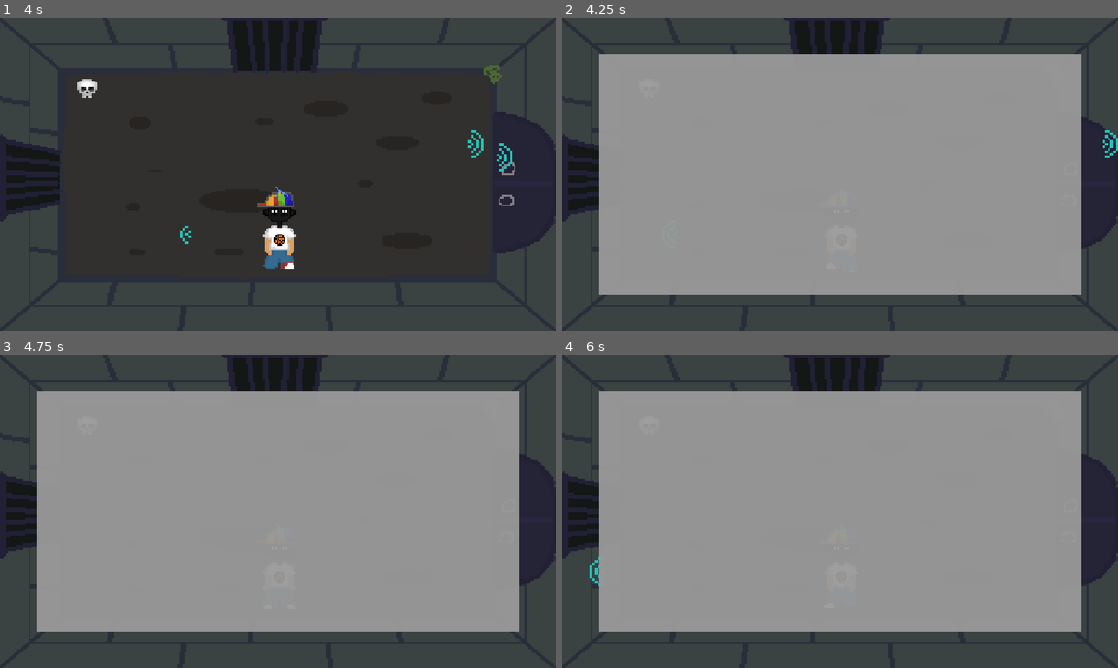
Above: before the commit, frames 1-4 (two rows, left to right).
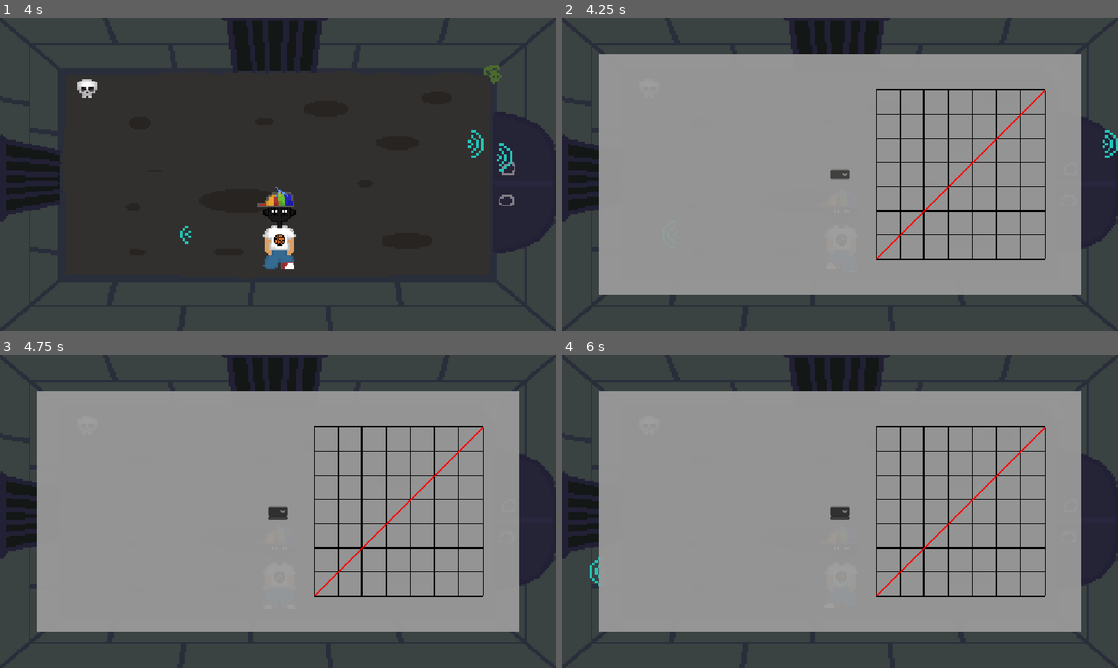
Above: after the commit, the same moments.

Repository: Skeleblob/BraveMathie
Game: Godot game, scene res://SpriteSheets/game/main.tscn
Same seed, same stepped clock (60 frames per second), same inputs: the game is played once before the commit and once after it.
Inputs (mouse positions are in pixels of both pictures, inside the frame that each line leads up to):
- Up to frame 1 (4 s): tap Enter at 0.5 s; hold Right (shoot_right) 0.53-1.28 s; hold S (walk_front) 0.53-1.28 s; hold Down (shoot_down) 1.28-2.03 s; tap S (walk_front) at 1.35, 2.85 s; hold Right (shoot_right) 2.03-2.78 s; hold S (walk_front) 2.03-2.78 s; hold Up (shoot_up) 2.78-3.53 s; hold Left (shoot_left) from 3.53 s (still down); hold S (walk_front) from 3.53 s (still down)
- Up to frame 2 (4.25 s): keep holding Left (shoot_left); keep holding S (walk_front); tap E (open_inventory) at 4.15 s
- Up to frame 3 (4.75 s): release Left (shoot_left) at 4.25 s; release S (walk_front) at 4.25 s; click (278, 511) at 4.27 s
- Up to frame 4 (6 s): tap Space at 5 s; hold Left (shoot_left) 5.03-5.78 s; tap S (walk_front) at 5.1 s; tap Enter at 5.75 s; hold Down (shoot_down) from 5.78 s (still down); hold S (walk_front) from 5.78 s (still down)

Frame 1 is identical in both runs. In frame 2, 2.0% of the frame differs, in the area x 48-87%, y 22-78%; in frame 3, 2.0%; in frame 4, 2.0%.

Commit message:
more hud goon

Diff:
--- a/brave-mathie/SpriteSheets/game/graph_canvas.gd
+++ b/brave-mathie/SpriteSheets/game/graph_canvas.gd
@@ -4,8 +4,15 @@
 # Called when the node enters the scene tree for the first time.
 func _ready() -> void:
 	pass # Replace with function body.
-
+func _draw():
+	var points = PackedVector2Array()
+	var a = 1
+	var b = 0
+	for x in range(0,400,50):
+		var y = (a * x + b)
+		points.append(Vector2(x,-y))
+	draw_polyline(points, Color.RED, 3.0)
 
 # Called every frame. 'delta' is the elapsed time since the previous frame.
 func _process(delta: float) -> void:
-	pass
+	queue_redraw()
--- a/brave-mathie/SpriteSheets/game/graph_grid.gd
+++ b/brave-mathie/SpriteSheets/game/graph_grid.gd
@@ -4,8 +4,17 @@
 # Called when the node enters the scene tree for the first time.
 func _ready() -> void:
 	pass # Replace with function body.
-
-
+func _draw():
+	var grid_size = 50
+	var width = 350
+	var height = 350
+	# Draw vertical and horizontal lines
+	for x in range(0, width + 1, grid_size):
+		draw_line(Vector2(x, 0), Vector2(x, height), Color.BLACK)
+		draw_line(Vector2(0, x), Vector2(width, x), Color.BLACK)
+	# Draw x- and y-axis
+	draw_line(Vector2(100,0),Vector2(100,350), Color.BLACK, 4)
+	draw_line(Vector2(0,250),Vector2(350,250), Color.BLACK, 4)
 # Called every frame. 'delta' is the elapsed time since the previous frame.
 func _process(delta: float) -> void:
-	pass
+	queue_redraw()
--- a/brave-mathie/SpriteSheets/game/hud.tscn
+++ b/brave-mathie/SpriteSheets/game/hud.tscn
@@ -2,34 +2,9 @@
 
 [ext_resource type="Script" uid="uid://da0c6qmcsgpvg" path="res://SpriteSheets/game/hud.gd" id="1_8y5c0"]
 [ext_resource type="Texture2D" uid="uid://yivnn3wvmchv" path="res://misc/Whitepixelfornoahbaby.png" id="2_8y5c0"]
-
-[sub_resource type="GDScript" id="GDScript_8y5c0"]
-script/source = "extends Node2D
-
-
-# Called when the node enters the scene tree for the first time.
-func _ready() -> void:
-	pass # Replace with function body.
-
-
-# Called every frame. 'delta' is the elapsed time since the previous frame.
-func _process(delta: float) -> void:
-	pass
-"
-
-[sub_resource type="GDScript" id="GDScript_lmjyp"]
-script/source = "extends Node2D
-
-
-# Called when the node enters the scene tree for the first time.
-func _ready() -> void:
-	pass # Replace with function body.
-
-
-# Called every frame. 'delta' is the elapsed time since the previous frame.
-func _process(delta: float) -> void:
-	pass
-"
+[ext_resource type="Script" uid="uid://cpxnsnpxqhw55" path="res://SpriteSheets/game/inventory_container.gd" id="2_k00xn"]
+[ext_resource type="Script" uid="uid://bdmt7im3qkdco" path="res://SpriteSheets/game/graph_grid.gd" id="3_1txq4"]
+[ext_resource type="Script" uid="uid://iuf23fcdiqs1" path="res://SpriteSheets/game/graph_canvas.gd" id="4_k00xn"]
 
 [node name="Hud" type="CanvasLayer" unique_id=1251275405]
 script = ExtResource("1_8y5c0")
@@ -49,6 +24,7 @@
 grow_vertical = 2
 size_flags_horizontal = 3
 size_flags_vertical = 3
+script = ExtResource("2_k00xn")
 
 [node name="BackgroundTexture" type="TextureRect" parent="InventoryContainer" unique_id=1378918601]
 modulate = Color(1, 1, 1, 0.6392157)
@@ -59,10 +35,22 @@
 texture = ExtResource("2_8y5c0")
 
 [node name="Graph" type="Control" parent="InventoryContainer" unique_id=1385262880]
+custom_minimum_size = Vector2(350, 350)
+custom_maximum_size = Vector2(350, 350)
 layout_mode = 2
+size_flags_horizontal = 8
 
 [node name="GraphGrid" type="Node2D" parent="InventoryContainer/Graph" unique_id=1668626526]
-script = SubResource("GDScript_8y5c0")
+script = ExtResource("3_1txq4")
 
 [node name="GraphCanvas" type="Node2D" parent="InventoryContainer/Graph" unique_id=452825292]
-script = SubResource("GDScript_lmjyp")
+position = Vector2(0, 350)
+script = ExtResource("4_k00xn")
+
+[node name="ItemGridContainer" type="GridContainer" parent="InventoryContainer" unique_id=1126133481]
+custom_minimum_size = Vector2(400, 400)
+layout_mode = 2
+columns = 4
+
+[node name="OptionButton" type="OptionButton" parent="InventoryContainer" unique_id=1049696439]
+layout_mode = 2
--- /dev/null
+++ b/brave-mathie/SpriteSheets/game/inventory_container.gd
@@ -0,0 +1,11 @@
+extends CenterContainer
+
+
+# Called when the node enters the scene tree for the first time.
+func _ready() -> void:
+	pass
+
+# Called every frame. 'delta' is the elapsed time since the previous frame.
+func _process(delta: float) -> void:
+	$Graph.position = Vector2(575,75)
+	$ItemGridContainer.position = Vector2(50,50)
Not shown, added: brave-mathie/SpriteSheets/game/inventory_container.gd.uid
